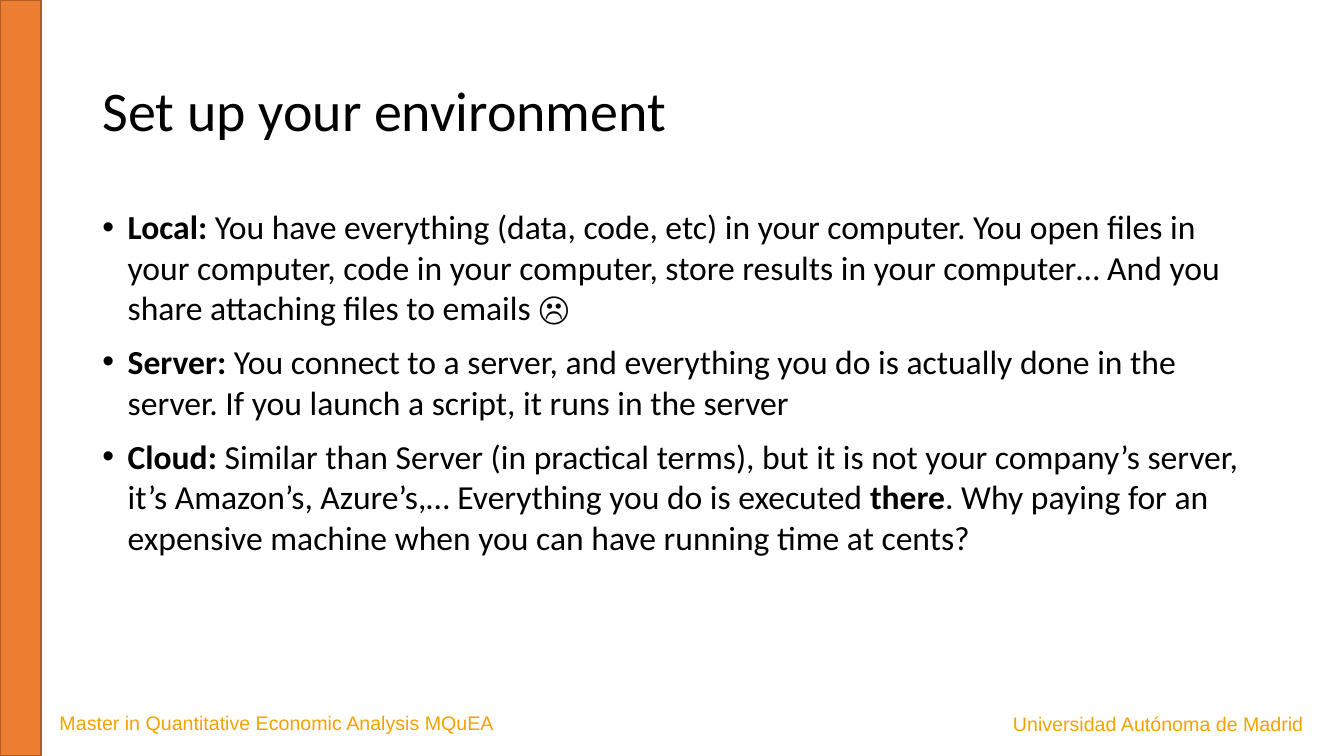
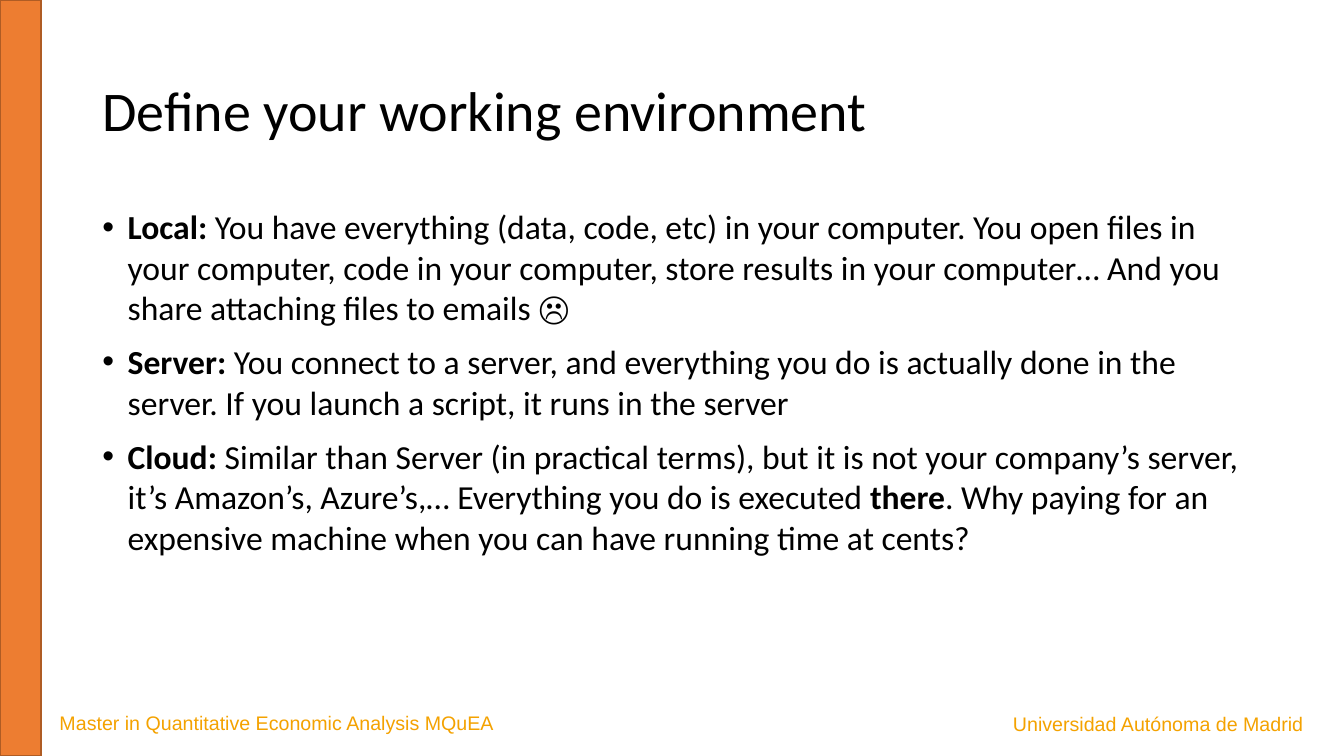
Before and after one commit to JavierBas/IMLEF-MQuEA, a slide deck: slide 6 of Course content/Slides/Topic 2 A ML project.pptx. Drawn at 1344x756 pixels with LibreOffice and Linux fonts; fonts in the diff are those of the drawing. Boxes give left, top, right and bottom in pixels: in the first picture for what was removed or moved away, otherwise in the second. Text is boxed around its words. In the diff, an @@ line names an element or a change of style, - is before the commit and + after.

```diff
--- a/Course content/Slides/Topic 2 A ML project.pptx
+++ b/Course content/Slides/Topic 2 A ML project.pptx
@@ title at box(102, 92, 866, 141): text changed @@
-Set up your environment
+Define your working environment
```
Also in this commit, not shown: 4 other slides changed, 2 other files.
